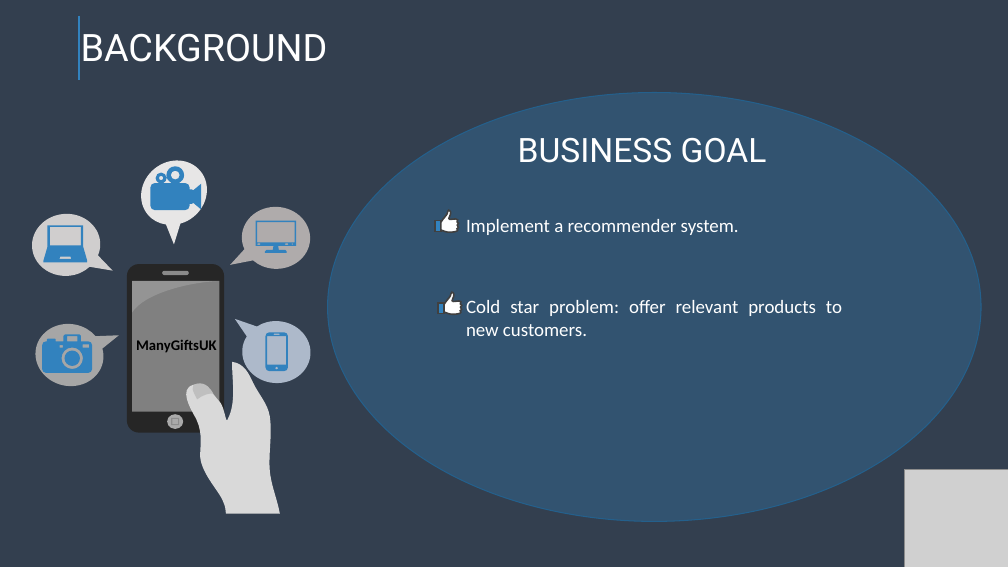
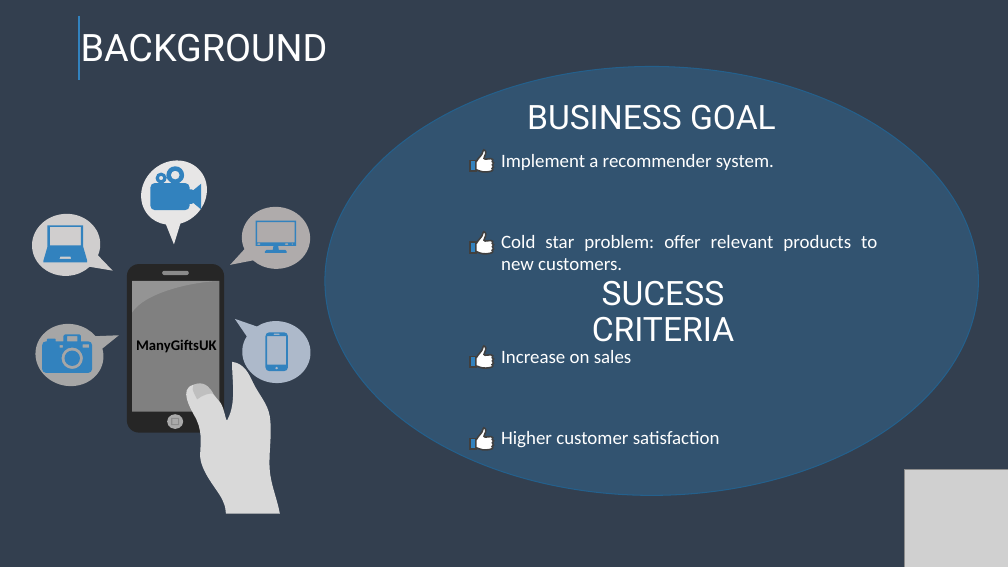
Before and after one commit to Debs86/Business_Cases_Projects, a slide deck: slide 2 of BC4/BC4 RECOMMENDER SYSTEM.pptx. Drawn at 1008x567 pixels with LibreOffice and Linux fonts; fonts in the diff are those of the drawing; grey boxes stand for pictures. Boxes give left, top, right and bottom in pixels: in the first picture for what was removed or moved away, otherwise in the second. Text is boxed around its words. In the diff, an @@ line names an element or a change of style, - is before the commit and + after.

```diff
--- a/BC4/BC4 RECOMMENDER SYSTEM.pptx
+++ b/BC4/BC4 RECOMMENDER SYSTEM.pptx
@@ ellipse: place and size @@
-ellipse at <box>327,92,981,521</box>
+ellipse at <box>325,67,979,495</box>
@@ text "BUSINESS GOAL": place and size @@
-text "BUSINESS GOAL" at <box>518,137,767,163</box>
+text "BUSINESS GOAL" at <box>527,105,776,130</box>
@@ text "Implement a recommender system.": place and size @@
-text "Implement a recommender system." at <box>466,219,842,336</box>
+text "Implement a recommender system." at <box>501,154,877,270</box>
@@ rectangle added at <box>470,160,476,171</box>, fill #3282BE, outline #404040 1.5 pt @@
@@ freeform shape added at <box>476,150,495,172</box>, fill #FFFFFF, outline #404040 1.5 pt @@
@@ freeform shape: place and size @@
-freeform shape at <box>441,210,459,232</box>
+freeform shape at <box>476,232,495,254</box>
@@ rectangle: place and size @@
-rectangle at <box>435,221,441,231</box>
+rectangle at <box>470,243,476,253</box>
@@ text added at <box>592,280,734,342</box>, 32 pt, text #FFFFFF @@
+SUCESS CRITERIA
@@ rectangle: place and size @@
-rectangle at <box>439,303,445,314</box>
+rectangle at <box>470,357,476,368</box>
@@ freeform shape: place and size @@
-freeform shape at <box>444,293,462,315</box>
+freeform shape at <box>476,346,495,368</box>
@@ text added at <box>501,350,720,448</box>, 18 pt, text #FFFFFF @@
+Increase on sales
+Higher customer satisfaction
@@ rectangle added at <box>470,439,476,449</box>, fill #3282BE, outline #404040 1.5 pt @@
@@ freeform shape added at <box>476,428,495,450</box>, fill #FFFFFF, outline #404040 1.5 pt @@
```
Also in this commit, not shown: 2 other slides changed, 2 slides added, 6 slides removed.
